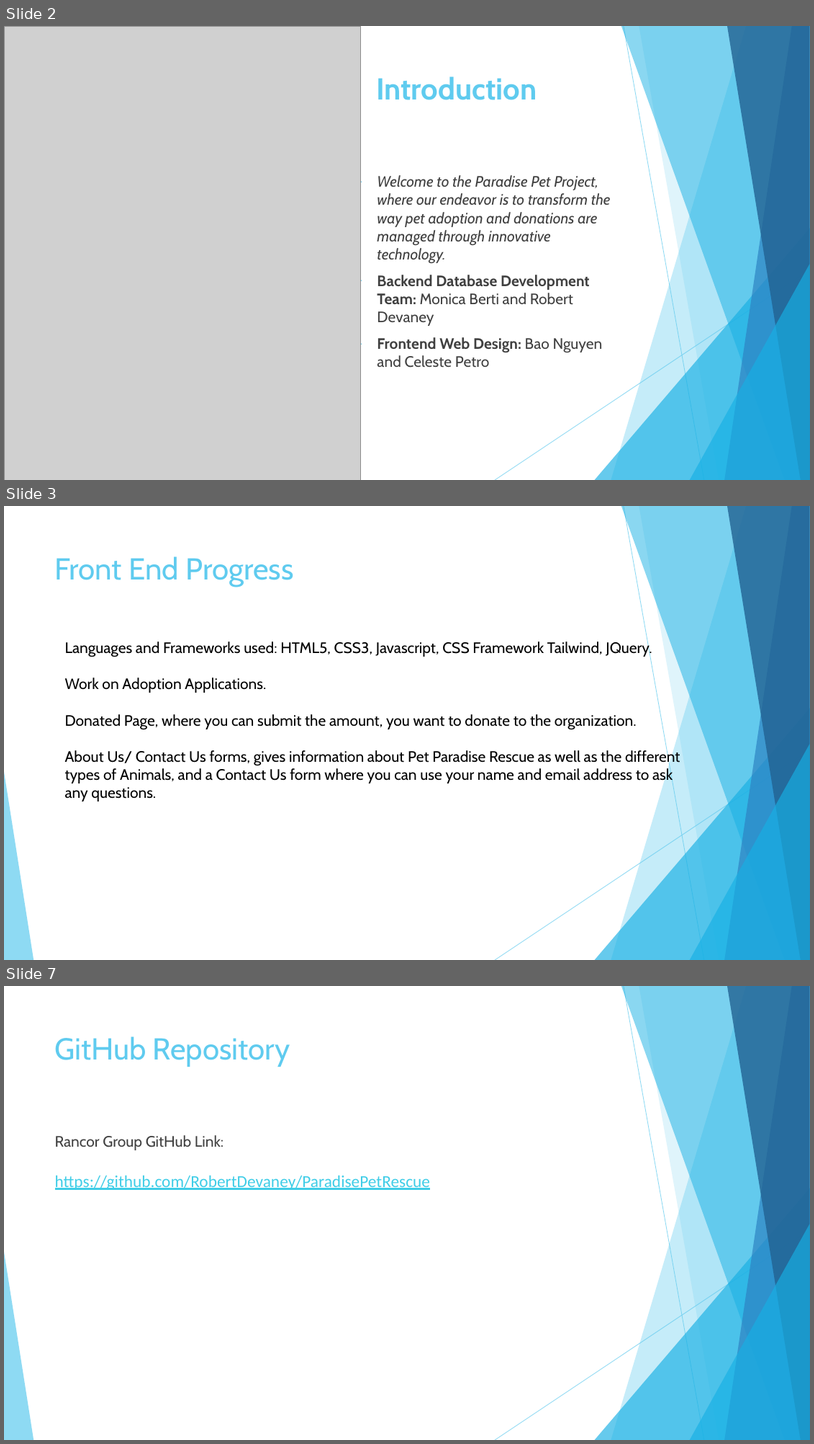
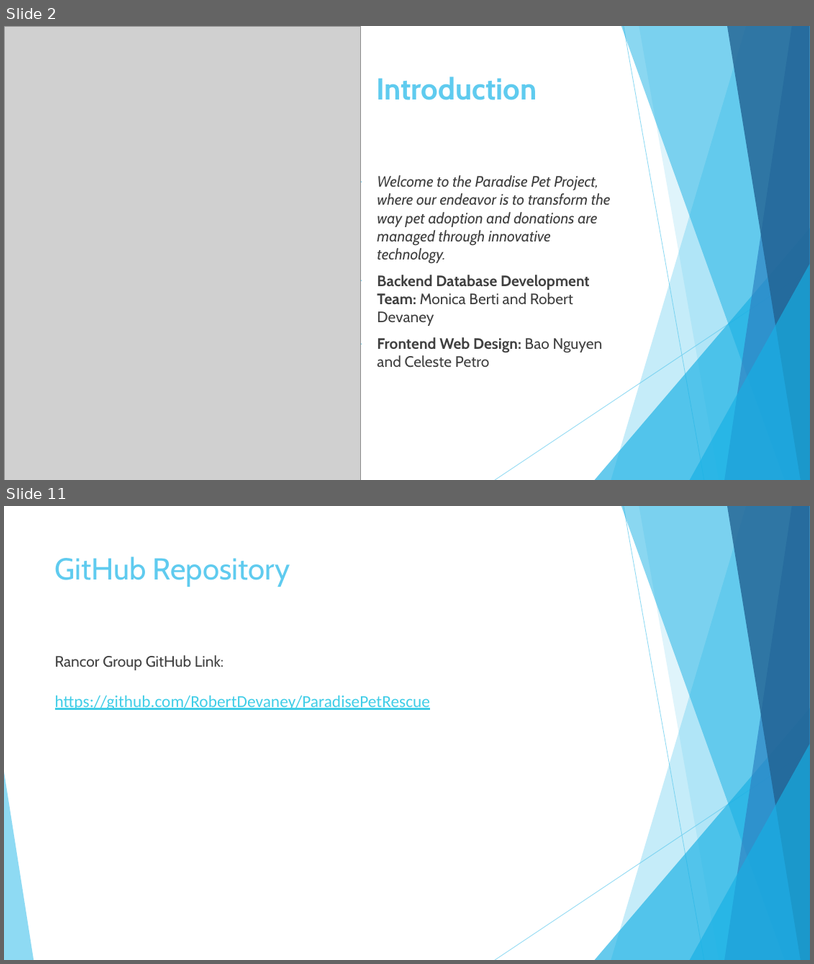
Before and after one commit to RobertDevaney/ParadisePetRescue, a slide deck: Rancor_Presenation_4.pptx. Shown one above the other, each under a label of ours: slides 2, 3 and 7 before the commit, slides 2 and 11 after it; the slides between them are not shown. The pictures are 814x1444 and 814x964 pixels, drawn with LibreOffice and Linux fonts; fonts in the diff are those of the drawing; grey boxes stand for pictures. Boxes give left, top, right and bottom in pixels: in the first picture for what was removed or moved away, otherwise in the second. Text is boxed around its words. In the diff, an @@ line names an element or a change of style, - is before the commit and + after.

```diff
--- a/Rancor_Presenation_4.pptx
+++ b/Rancor_Presenation_4.pptx
@@ slide 3 removed at bbox=[4, 506, 810, 960], background #FFFFFF; not listed: 10 template elements that a slide beside it also shows @@
@@ title removed at bbox=[55, 556, 294, 587] @@
-Front End Progress
@@ text removed at bbox=[65, 640, 680, 801] @@
-Languages and Frameworks used: HTML5, CSS3, Javascript, CSS Framework Tailwind, JQuery.
-Work on Adoption Applications.
-Donated Page, where you can submit the amount, you want to donate to the organization.
-About Us/ Contact Us forms, gives information about Pet Paradise Rescue as well as the different types of Animals, and a Contact Us form where you can use your name and email address to ask any questions.
@@ what was slide 7 is now slide 11 @@
```
Also in this commit, not shown: 3 slides changed, 5 slides added, 1 other slide removed, 8 other files.
